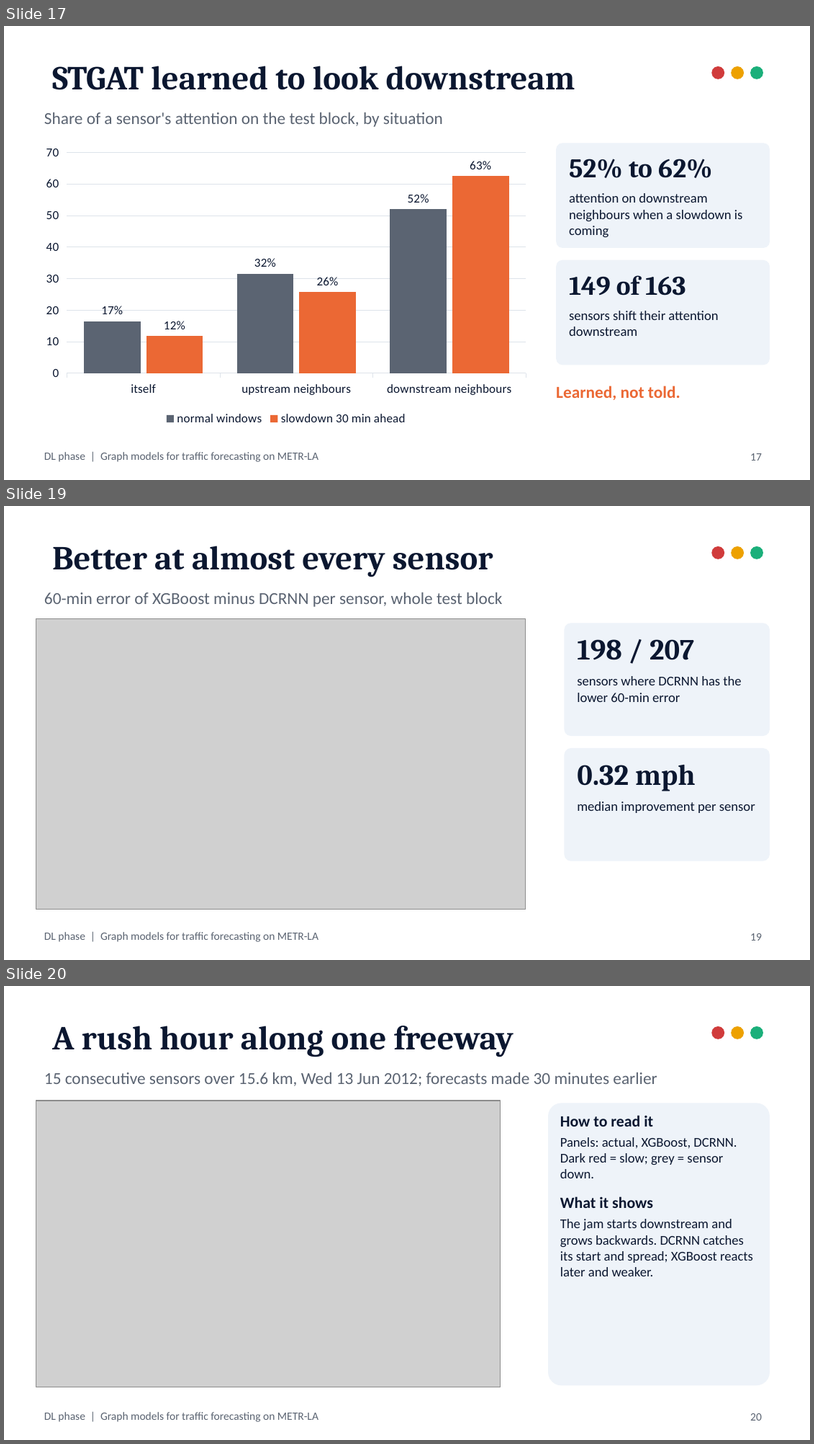
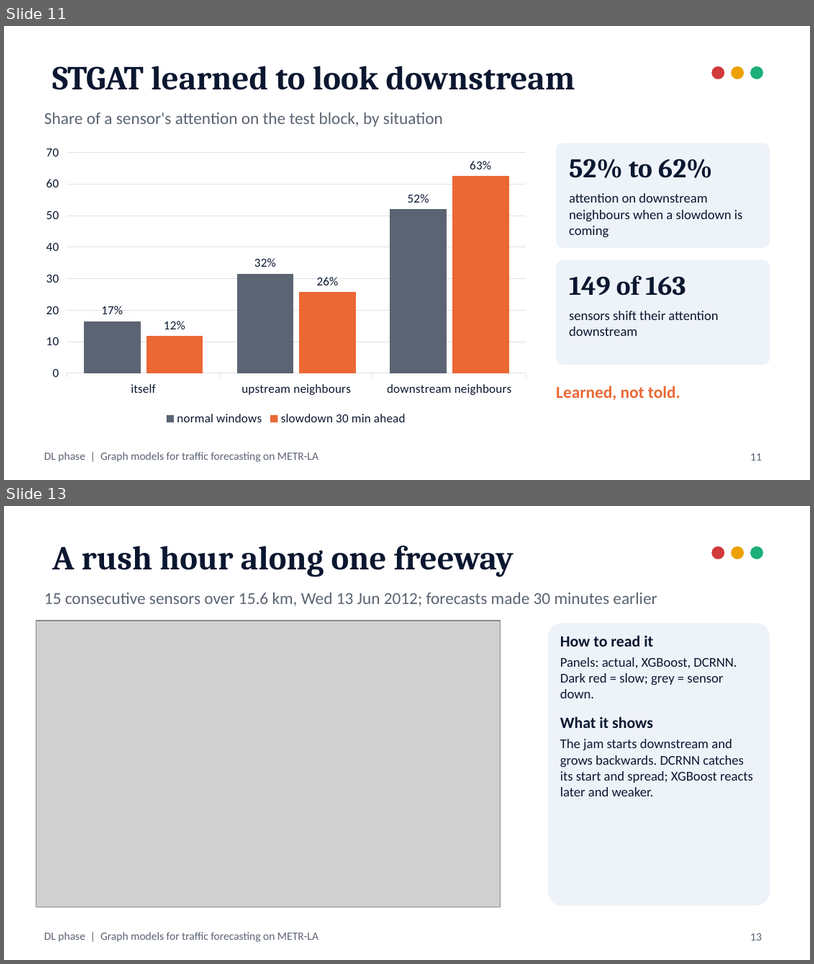
Before and after one commit to ManasSaxena14/MetroFlow_MachineAndDeepLearning, a slide deck: docs/presentation/DL_Graph_Models.pptx. Shown one above the other, each under a label of ours: slides 17, 19 and 20 before the commit, slides 11 and 13 after it; the slides between them are not shown. The pictures are 814x1444 and 814x964 pixels, drawn with LibreOffice and Linux fonts; fonts in the diff are those of the drawing; grey boxes stand for pictures. Boxes give left, top, right and bottom in pixels: in the first picture for what was removed or moved away, otherwise in the second. Text is boxed around its words. In the diff, an @@ line names an element or a change of style, - is before the commit and + after.

Commit message:
Slides: condense the DL deck to 18 slides with full coverage
Merge the gap and propagation slides, present STGAT, DCRNN and the hybrid
on one slide, fold peak vs off-peak into the results table and the DCRNN
reproduction into the significance slide, and add the sensor-level error
result to the congestion-map slide. Update the README accordingly.

```diff
--- a/docs/presentation/DL_Graph_Models.pptx
+++ b/docs/presentation/DL_Graph_Models.pptx
@@ slide 19 removed at box(4, 506, 810, 960), background #FFFFFF; not listed: 1 template element that a slide beside it also shows @@
@@ title removed at box(52, 546, 493, 577) @@
-Better at almost every sensor
@@ ellipse removed at box(712, 546, 725, 559) @@
@@ ellipse removed at box(731, 546, 744, 559) @@
@@ ellipse removed at box(751, 546, 764, 559) @@
@@ text removed at box(44, 592, 502, 607) @@
-60-min error of XGBoost minus DCRNN per sensor, whole test block
@@ picture removed at box(36, 619, 526, 909) @@
@@ rounded rectangle removed at box(564, 623, 770, 736) @@
@@ text removed at box(577, 639, 694, 660) @@
-198 / 207
@@ text removed at box(577, 676, 741, 702) @@
-sensors where DCRNN has the lower 60-min error
@@ rounded rectangle removed at box(564, 748, 770, 861) @@
@@ text removed at box(577, 764, 695, 791) @@
-0.32 mph
@@ text removed at box(577, 801, 756, 813) @@
-median improvement per sensor
@@ page number removed at box(751, 933, 762, 940) @@
-19
@@ what was slide 17 is now slide 11 @@
@@ page number at box(751, 453, 762, 460): text changed @@
-17
+11
@@ what was slide 20 is now slide 13 @@
@@ page number at box(751, 933, 762, 940): text changed @@
-20
+13
```
Also in this commit, not shown: 5 slides changed, 6 other slides removed, 2 other files.
